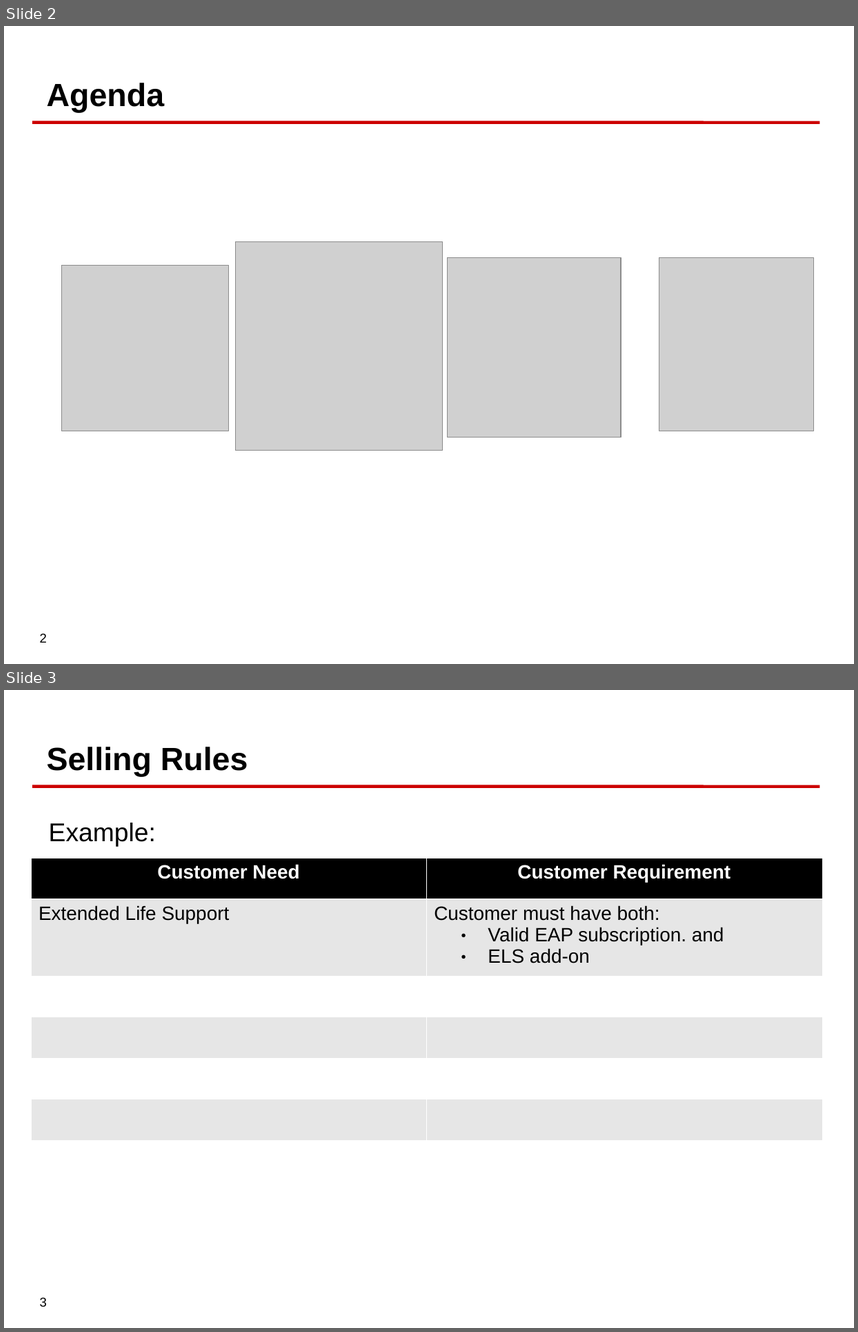
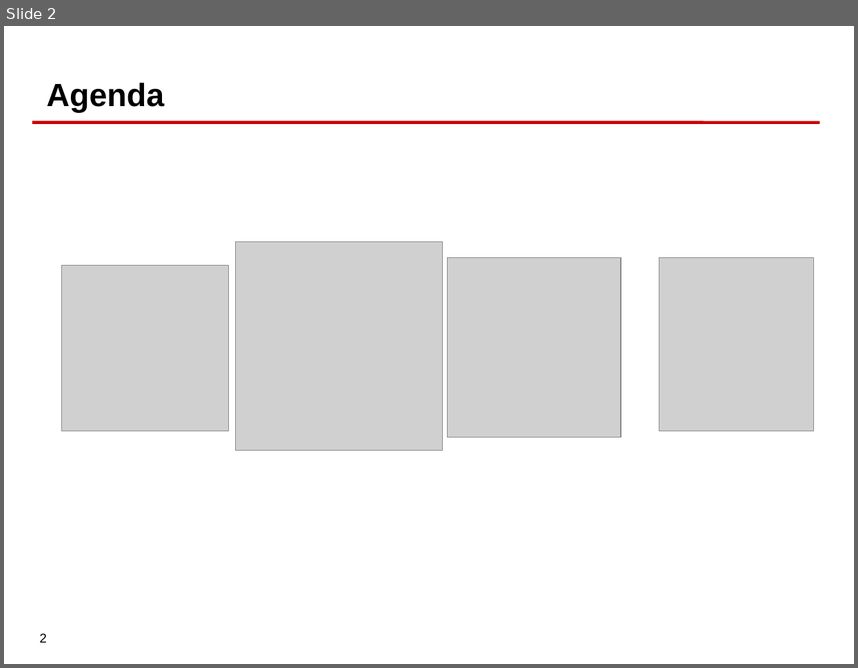
Before and after one commit to jbugbeijing/swarmmsa, a slide deck: presentation/agenda.odp. Shown one above the other, each under a label of ours: slides 2 and 3 before the commit, slide 2 after it. The pictures are 858x1332 and 858x668 pixels, drawn with LibreOffice and Linux fonts; fonts in the diff are those of the drawing; grey boxes stand for pictures; background and template pictures are left out. Boxes give left, top, right and bottom in pixels: in the first picture for what was removed or moved away, otherwise in the second. Text is boxed around its words. In the diff, an @@ line names an element or a change of style, - is before the commit and + after.

```diff
--- a/presentation/agenda.odp
+++ b/presentation/agenda.odp
@@ slide 3 removed at (x1=4, y1=690, x2=854, y2=1328), background picture (left out); not listed: 2 template elements that a slide beside it also shows @@
@@ title removed at (x1=47, y1=747, x2=248, y2=776) @@
-Selling Rules
@@ text removed at (x1=49, y1=822, x2=156, y2=847) @@
-Example:
@@ table removed at (x1=31, y1=858, x2=822, y2=1135), 6 rows, 2 columns @@
-Customer Need | Customer Requirement
-Extended Life Support | Customer must have both: / Valid EAP subscription. and / ELS add-on
- | 
- | 
- | 
- | 
```
Also in this commit, not shown: 5 other slides removed.
